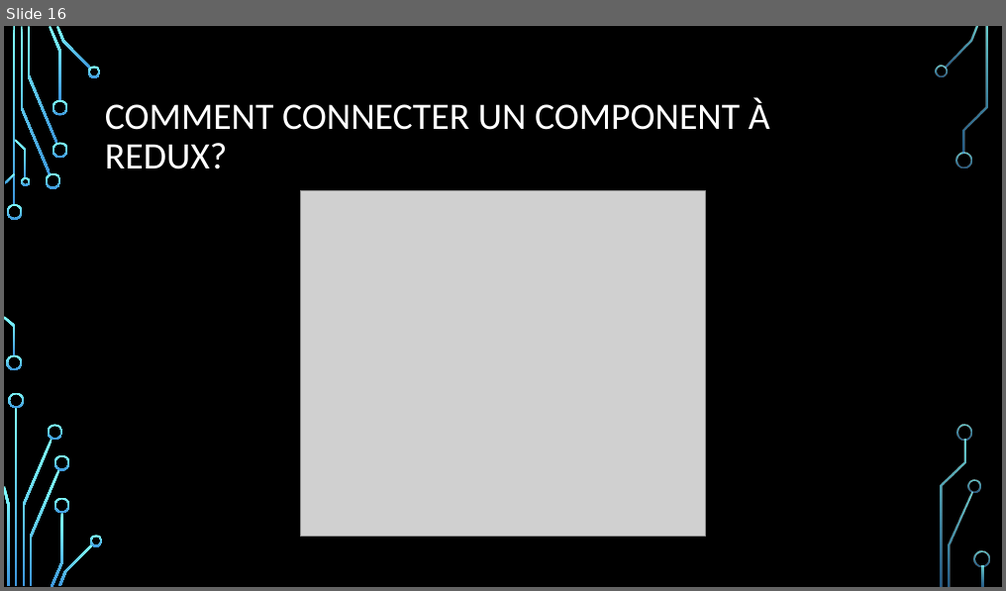
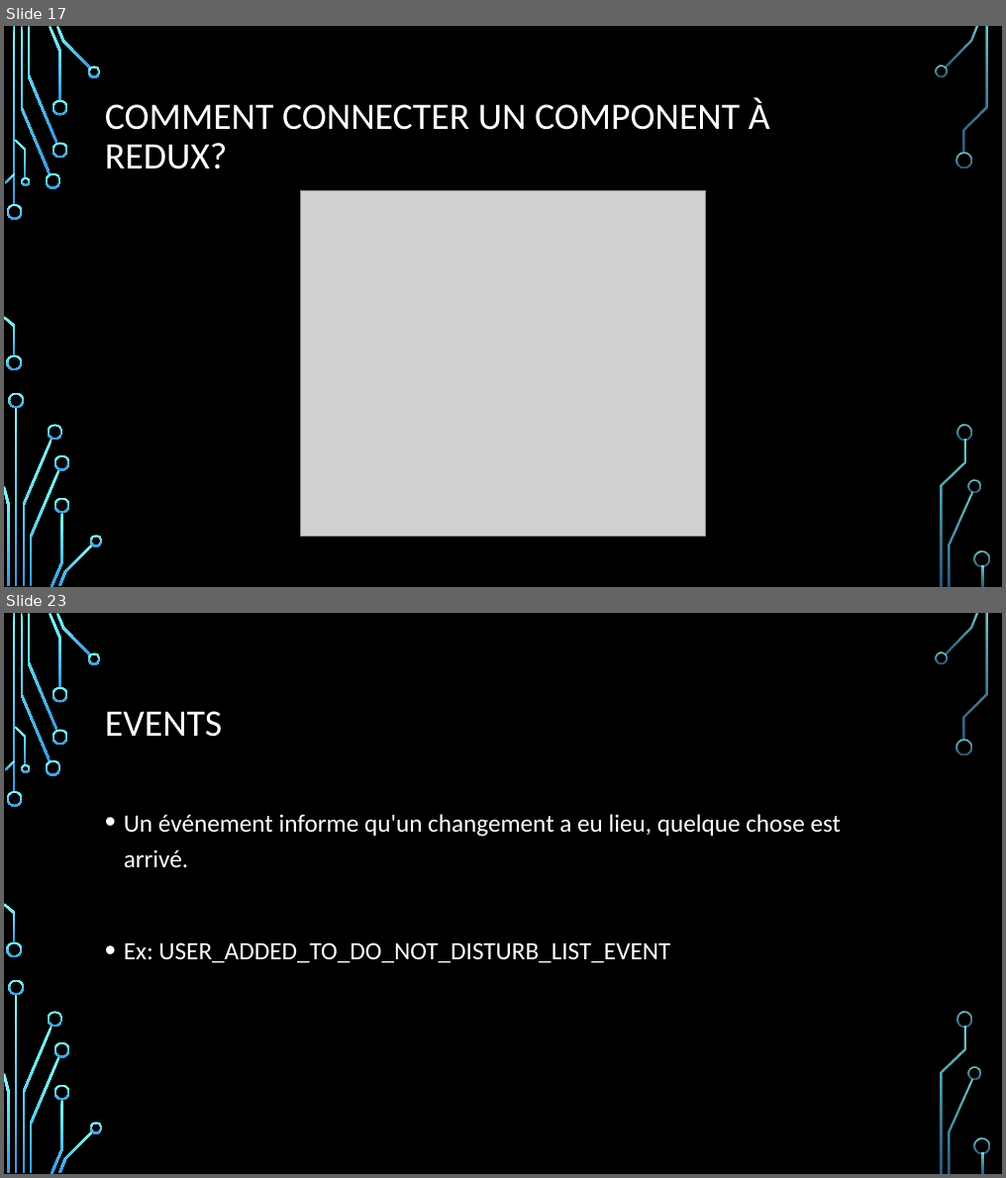
Before and after one commit to samuelgaudreau/formation-front-end-3, a slide deck: part-1/Redux+Patterns.pptx. Shown one above the other, each under a label of ours: slide 16 before the commit, slides 17 and 23 after it; the slides between them are not shown. The pictures are 1006x591 and 1006x1178 pixels, drawn with LibreOffice and Linux fonts; fonts in the diff are those of the drawing; grey boxes stand for pictures; background and template pictures are left out. Boxes give left, top, right and bottom in pixels: in the first picture for what was removed or moved away, otherwise in the second. Text is boxed around its words. In the diff, an @@ line names an element or a change of style, - is before the commit and + after.

```diff
--- a/part-1/Redux+Patterns.pptx
+++ b/part-1/Redux+Patterns.pptx
@@ slide 23 added at box(4, 613, 1002, 1174), background picture (left out); not listed: 36 template elements that a slide beside it also shows @@
@@ title added at box(105, 711, 222, 737), 36 pt, text #FFFFFF @@
+EVENTS
@@ text added at box(124, 814, 842, 963), 24 pt, text #FFFFFF @@
+• Un événement informe qu'un changement a eu lieu, quelque chose est arrivé.
+• Ex: USER_ADDED_TO_DO_NOT_DISTURB_LIST_EVENT
@@ what was slide 16 is now slide 17 @@
```
Also in this commit, not shown: 2 slides changed, 25 other slides added, 4 other files.
